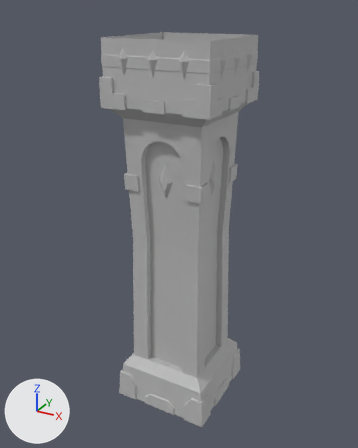
The FBX model Avarice/Assets/Art Assets/Environment Assets/Meshes/Mesh_Pillar_Big.fbx as it was, and as the next commit left it.
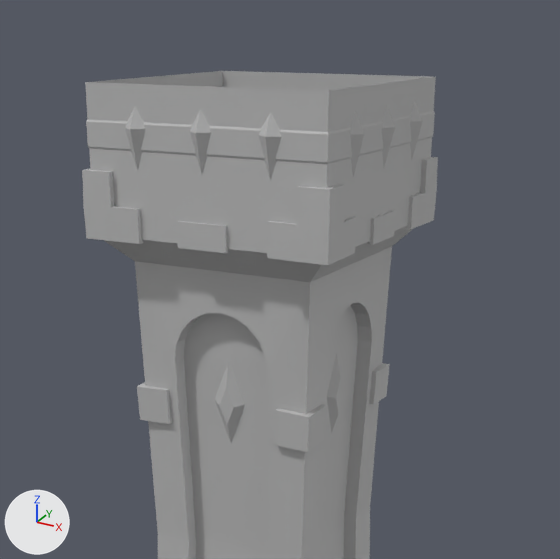
Old and new are each drawn whole from a camera (50 mm lens) standing at (1.74, -3.21, 3.19) and looking at (-0.03, 0.0, 1.58) and again close up on the part from 17% to 88% of the width and 0% to 56% of the height. Every picture has the same lights, and +X, +Y and +Z are marked at lower left. Where no turn or scale is listed for an object, it has been applied to the vertices.

Objects in the first close-up: 'Mesh_Pillar_Big'.
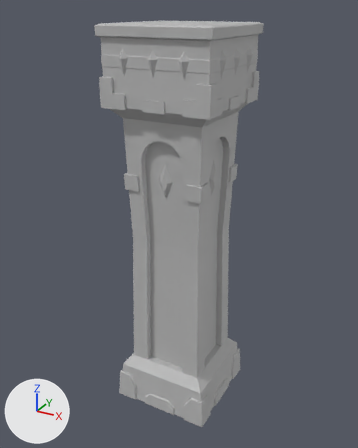
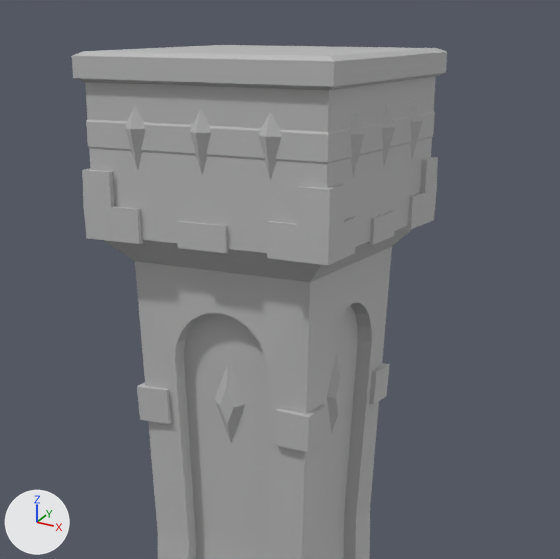
What differs and where, as boxes (x1, y1, x2, y2) in the close-ups (560 x 559 px):
'Mesh_Pillar_Big', reshaped
    before: (82, 71, 438, 559)
    after: (72, 45, 447, 559)
part 1 of me_mesh, added
    after: (72, 45, 447, 91)

The change in detail:
me_mesh is used by ob_mesh_pillar_big; location (0.0, 0.0, 0.0).
me_mesh had 568 vertices, 484 faces and spanned x -0.43..0.43, y -0.43..0.43, z 0.0..3.0.
me_mesh now has 593 vertices, 512 faces and spans x -0.43..0.43, y -0.43..0.43, z 0.0..3.09.
Part 1, on me_mesh:
17 vertices are added at x -0.42..0.42, y -0.42..0.42, z 3.01..3.09.
8 new vertices lie (0.0, 0.0, 0.06) away from vertices in x -0.42..0.42, y -0.42..0.42, z 3.01.
28 new faces join them.
